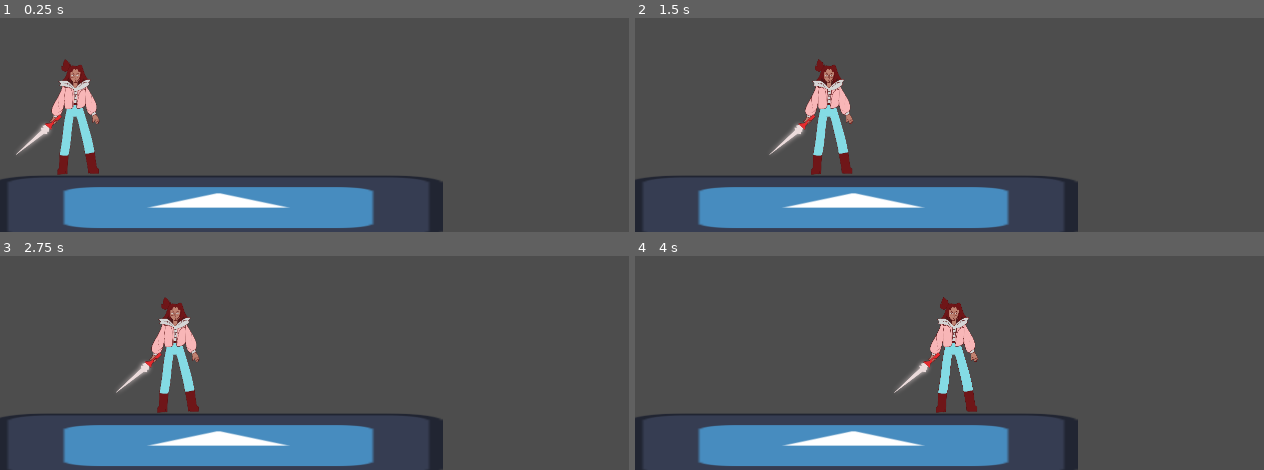
Above: before the commit, frames 1-4 (two rows, left to right).
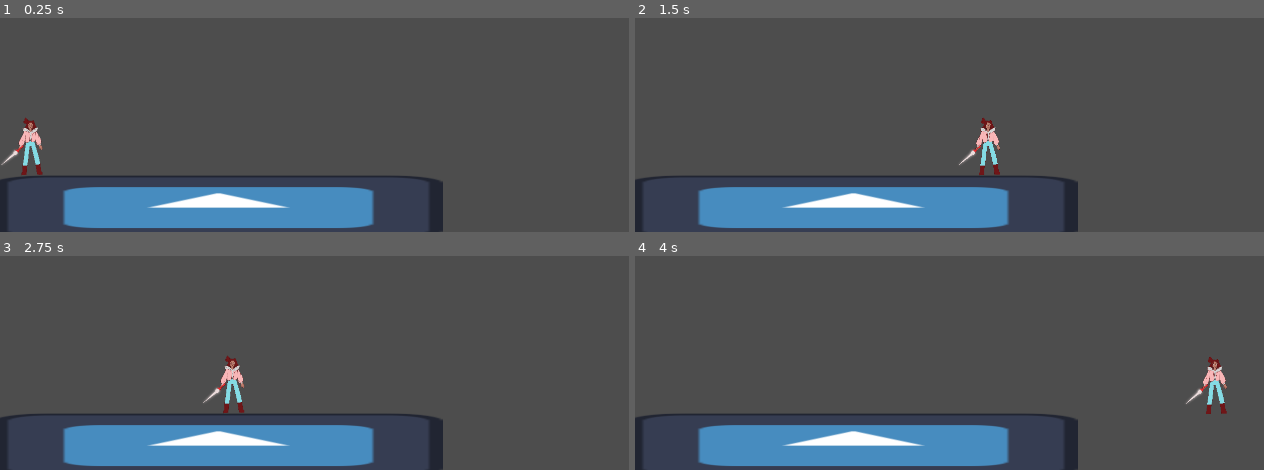
Above: after the commit, the same moments.

Repository: GuillermoC66/Interna
Game: Godot game, scene res://ESCENAS/elmundo.tscn
The game is run twice, just before and just after one commit, with the same random seed, the same clock (stepped at 60 frames per second) and the same inputs. The engine's default icon, where the game draws it, is replaced by a stand-in: a white triangle on a blue panel in a dark square.
Inputs:
- Up to frame 1 (0.25 s): no input
- Up to frame 2 (1.5 s): tap Enter at 0.5 s; hold D (RIGHT) from 0.53 s (still down); tap Space (A) at 0.6 s; tap C (X, bound only after the commit) at 0.8, 1.35 s
- Up to frame 3 (2.75 s): tap Space (A) at 1.55, 2.1 s; release D (RIGHT) at 2.03 s; hold A (LEFT) from 2.03 s (still down); tap C (X, bound only after the commit) at 2.3 s
- Up to frame 4 (4 s): release A (LEFT) at 2.78 s; hold D (RIGHT) from 2.78 s (still down); tap C (X, bound only after the commit) at 2.85, 3.8 s; tap Space (A) at 3.05, 3.6 s

The runs differ from the first frame. In frame 1, 2.8% of the frame differs, in the area x 0-16%, y 19-74%; in frame 2, 2.9%; in frame 3, 2.9%, in the area x 18-39%, y 19-74%; in frame 4, 2.9%.

Commit message:
COSA DASH TODAVIA NO ACABO

Diff:
--- a/ESCENAS/elmundo.tscn
+++ b/ESCENAS/elmundo.tscn
@@ -6,7 +6,8 @@
 [node name="ELMUNDO" type="Node2D"]
 
 [node name="JUGADORSIN" parent="." instance=ExtResource("1_fk75c")]
-position = Vector2(-38, -123)
+position = Vector2(-36, 410)
+scale = Vector2(0.5, 0.5)
 
 [node name="StaticBody2D" parent="." instance=ExtResource("2_7xmnr")]
 position = Vector2(-12, -13)
--- a/SCRIPTS/MOVJUGADOR.gd
+++ b/SCRIPTS/MOVJUGADOR.gd
@@ -2,27 +2,61 @@
 
 
 const SPEED = 300.0
-const JUMP_VELOCITY = -400.0
+const JUMP_VELOCITY = -500.0
+var canDash = true
+var dashing = false
+
 
 # Get the gravity from the project settings to be synced with RigidBody nodes.
 var gravity = ProjectSettings.get_setting("physics/2d/default_gravity")
-
+func dash():
+	var directionhori =Input.get_axis("LEFT", "RIGHT")
+	var directionverti =Input.get_axis("DOWN", "UP")
+	if Input.is_action_just_pressed("X") and canDash:
+		if directionhori==-1 and directionverti==0:
+			velocity=Vector2(directionhori, directionverti)*SPEED*50
+			canDash=false
+			dashing = true
+			await (get_tree().create_timer(0.5))
+			dashing = false
+			canDash = true
+		else:
+			if directionhori==1 and directionverti==0:
+				velocity=Vector2(directionhori, directionverti)*SPEED*50
+				canDash=false
+				dashing = true
+				await (get_tree().create_timer(0.5))
+				dashing = false
+				canDash = true
+			else:
+				if directionhori==0 and directionverti==-1:
+					velocity=Vector2(directionhori, directionverti)*SPEED*50
+					canDash=false
+					dashing = true
+					await (get_tree().create_timer(0.5))
+					dashing = false
+					canDash = true
+	#if Input.is_action_just_pressed("X") and canDash:
+		#velocity=Vector2(directionhori, directionverti)*SPEED*50
+		#canDash=false
+		#dashing = true
+		#await (get_tree().create_timer(0.5))
+		#dashing = false
+		#canDash = true
 
 func _physics_process(delta):
 	# Add the gravity.
 	if not is_on_floor():
 		velocity.y += gravity * delta
 
-	# Handle jump.
 	if Input.is_action_just_pressed("A") and is_on_floor():
 		velocity.y = JUMP_VELOCITY
 
-	# Get the input direction and handle the movement/deceleration.
-	# As good practice, you should replace UI actions with custom gameplay actions.
-	var direction = Input.get_axis("LEFT", "RIGHT")
-	if direction:
-		velocity.x = direction * SPEED
+	var directionhori =Input.get_action_strength("RIGHT") - Input.get_action_strength("LEFT")
+	var directionverti =Input.get_action_strength("DOWN") - Input.get_action_strength("UP")
+	if directionhori:
+		velocity.x = directionhori * SPEED
 	else:
 		velocity.x = move_toward(velocity.x, 0, SPEED)
-
+	dash()
 	move_and_slide()
--- a/project.godot
+++ b/project.godot
@@ -31,11 +31,13 @@
 B={
 "deadzone": 0.5,
 "events": [Object(InputEventJoypadButton,"resource_local_to_scene":false,"resource_name":"","device":-1,"button_index":1,"pressure":0.0,"pressed":false,"script":null)
+, Object(InputEventKey,"resource_local_to_scene":false,"resource_name":"","device":-1,"window_id":0,"alt_pressed":false,"shift_pressed":false,"ctrl_pressed":false,"meta_pressed":false,"pressed":false,"keycode":0,"physical_keycode":4194325,"key_label":0,"unicode":0,"echo":false,"script":null)
 ]
 }
 X={
 "deadzone": 0.5,
 "events": [Object(InputEventJoypadButton,"resource_local_to_scene":false,"resource_name":"","device":-1,"button_index":2,"pressure":0.0,"pressed":false,"script":null)
+, Object(InputEventKey,"resource_local_to_scene":false,"resource_name":"","device":-1,"window_id":0,"alt_pressed":false,"shift_pressed":false,"ctrl_pressed":false,"meta_pressed":false,"pressed":false,"keycode":0,"physical_keycode":67,"key_label":0,"unicode":99,"echo":false,"script":null)
 ]
 }
 Y={
@@ -70,6 +72,10 @@
 ]
 }
 
+[physics]
+
+2d/default_gravity=1300.0
+
 [rendering]
 
 renderer/rendering_method="mobile"
Not shown, added: ESCENAS/elm6B4E.tmp
